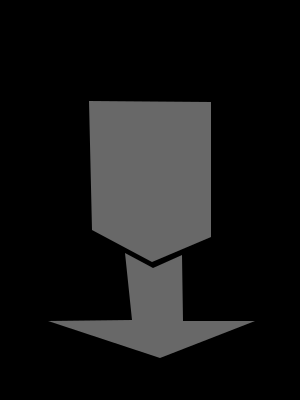
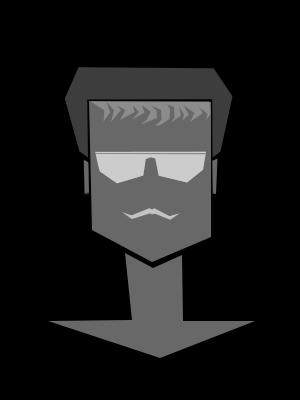
Comparing the layer stacks of the two 300 × 400 images. Changes:
added layer "moustache1" above "bangs3" over [122, 208, 181, 220]
showed "bangs2" over [90, 101, 211, 126]
showed "hair3" over [64, 67, 233, 158]
showed "specs3" over [95, 151, 206, 184]
showed "ears1" over [83, 158, 218, 195]
